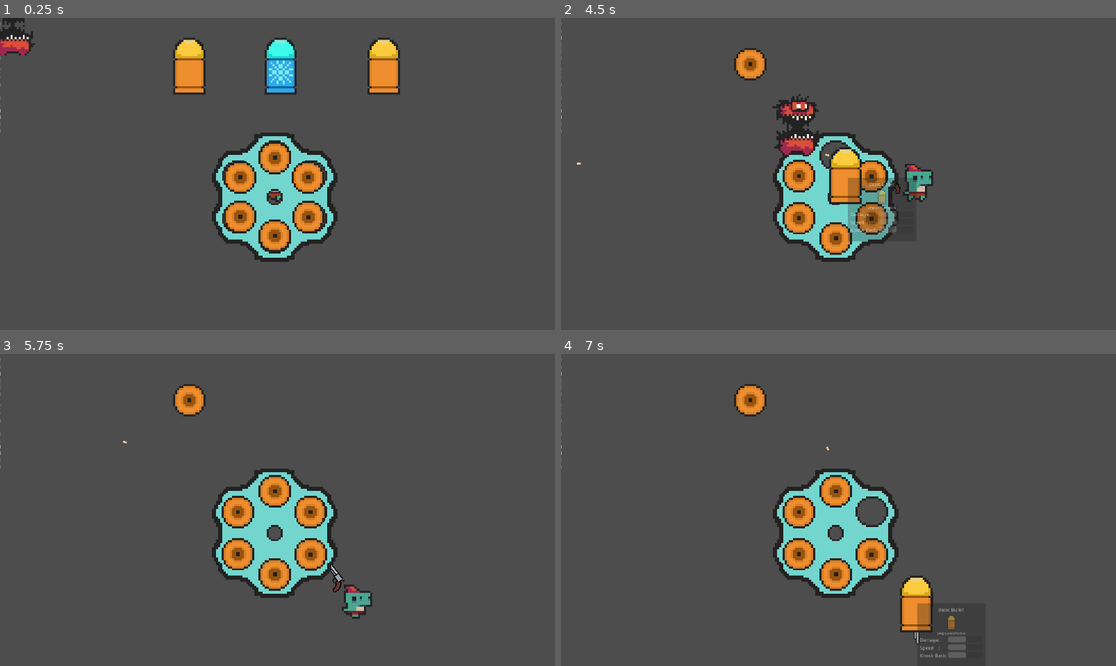
Above: before the commit, frames 1-4 (two rows, left to right).
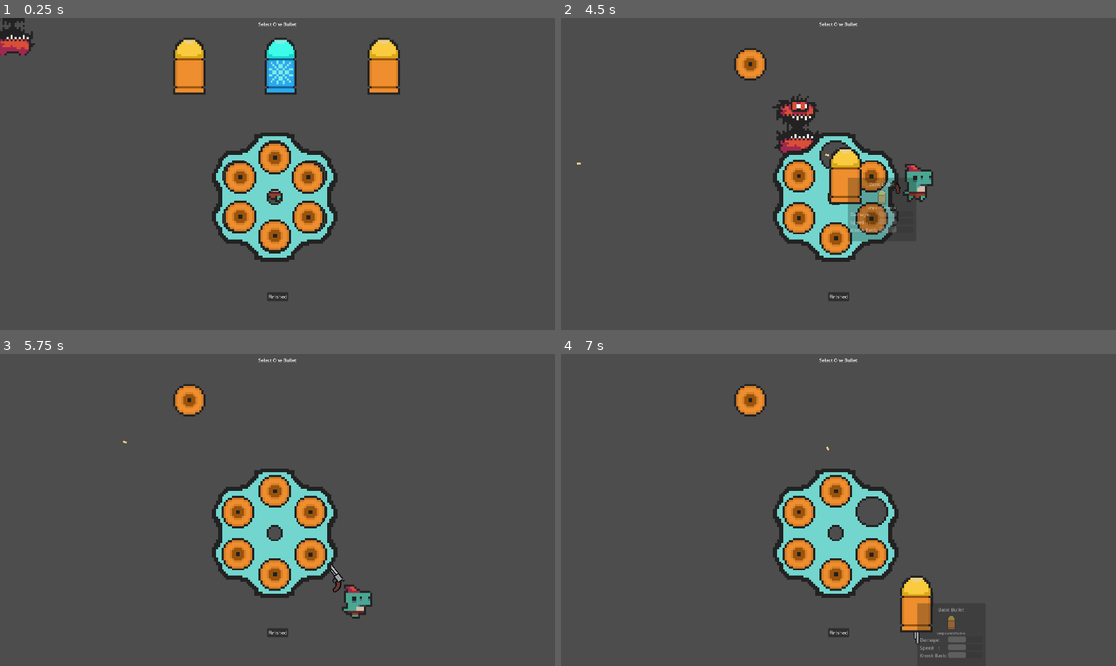
Above: after the commit, the same moments.

Repository: Meemog/GMTK2025
Game: Godot game, scene res://Scenes/tmp.tscn
Two runs of this game, one before a commit and one after it. Both use one fixed random seed, a clock stepped at 60 frames per second and the inputs below. This scene is started directly instead of the project's main scene.
Inputs (mouse positions are in pixels of both pictures, inside the frame that each line leads up to):
- Up to frame 1 (0.25 s): no input
- Up to frame 2 (4.5 s): drag from (749, 64) to (832, 183) at 0.52 s; drag from (755, 71) to (832, 183) at 1.27 s; move the mouse to (755, 71) at 2.02 s; hold D (right) 2.03-2.75 s; click (755, 71) at 2.1 s; drag from (838, 158) to (871, 217) at 2.77 s; drag from (871, 177) to (838, 239) at 3.52 s; drag from (838, 158) to (871, 217) at 4.27 s
- Up to frame 3 (5.75 s): move the mouse to (277, 497) at 5.02 s; hold S (down) from 5.03 s (still down); click (277, 497) at 5.1 s
- Up to frame 4 (7 s): release S (down) at 5.75 s; drag from (871, 513) to (838, 575) at 5.77 s; drag from (871, 519) to (916, 603) at 6.52 s

The runs differ from the first frame. In frame 1, 0.1% of the frame differs, in the area x 0-54%, y 1-91%; in frame 2, 0.2%; in frame 3, 0.2%; in frame 4, 0.2%.

Commit message:
player now has array of bullets that loop as they shoot. UpdateChamberOverlay actaully updates the player bullet array.

Diff:
--- a/main/Scenes/tmp.tscn
+++ b/main/Scenes/tmp.tscn
@@ -12,5 +12,7 @@
 [node name="Player" parent="." instance=ExtResource("1_4dk5s")]
 position = Vector2(945, 525)
 
-[node name="UpdateChamberOverlay" parent="." node_paths=PackedStringArray("player") instance=ExtResource("4_co08v")]
-player = NodePath("../Player")
+[node name="CanvasLayer" type="CanvasLayer" parent="."]
+
+[node name="UpdateChamberOverlay" parent="CanvasLayer" node_paths=PackedStringArray("player") instance=ExtResource("4_co08v")]
+player = NodePath("../../Player")
--- a/main/Scripts/BulletUI/update_chamber_overlay.gd
+++ b/main/Scripts/BulletUI/update_chamber_overlay.gd
@@ -10,7 +10,7 @@
 var fade_seconds : float = 0.2
 
 func _ready() -> void:
-    assert(player)
+    #assert(player)
     Events.chamber_update_completed.connect(_on_chamber_update_completed)
     open_overlay()
 
@@ -22,7 +22,8 @@
         await ready
 
     show_overlay()
-    revolver.populate(player.bullets)
+    if player:
+        revolver.populate(player.bullets)
 
 func close_overlay() -> void:
     hide_overlay()
@@ -47,4 +48,8 @@
     tween.tween_property(self, "modulate", Color.WHITE, fade_seconds)
 
 func _on_chamber_update_completed() -> void:
+
+    if player:
+        player.bullets = revolver.bullets
+
     hide_overlay()
--- a/main/Scripts/player.gd
+++ b/main/Scripts/player.gd
@@ -6,8 +6,10 @@
 @export var firing_cooldown = 0.3
 @export var dash_distance = 400
 @export var bullet_scene: PackedScene
+
 @export var bullets : Array[Bullet] = []
 
+var bullet_pointer : int = 0
 var mouse_location
 var gun_rotation
 var can_dash = true
@@ -54,8 +56,10 @@
     $GunSprite.scale.y = abs($GunSprite.scale.y) * -1 if (gun_rotation > PI/2 or gun_rotation < -PI/2) else abs($GunSprite.scale.y)
 
     if Input.is_action_just_pressed("shoot") and time_since_shot > firing_cooldown:
+
         # get bullet information
         var bullet_speed = 800
+        print("Current Bullet : "+str(bullet_pointer)+", "+str(bullets[bullet_pointer]))
 
         # fire
         var bullet_vector = Vector2.ONE.rotated(gun_rotation - PI/4)
@@ -68,6 +72,11 @@
         $Shot.play()
         time_since_shot = 0
         can_fire = false
+
+        # increment bullet pointer
+        bullet_pointer += 1
+        if bullet_pointer >= 6:
+            bullet_pointer = 0
 
     # Dash
     if Input.is_action_just_pressed("dash") and can_dash:
